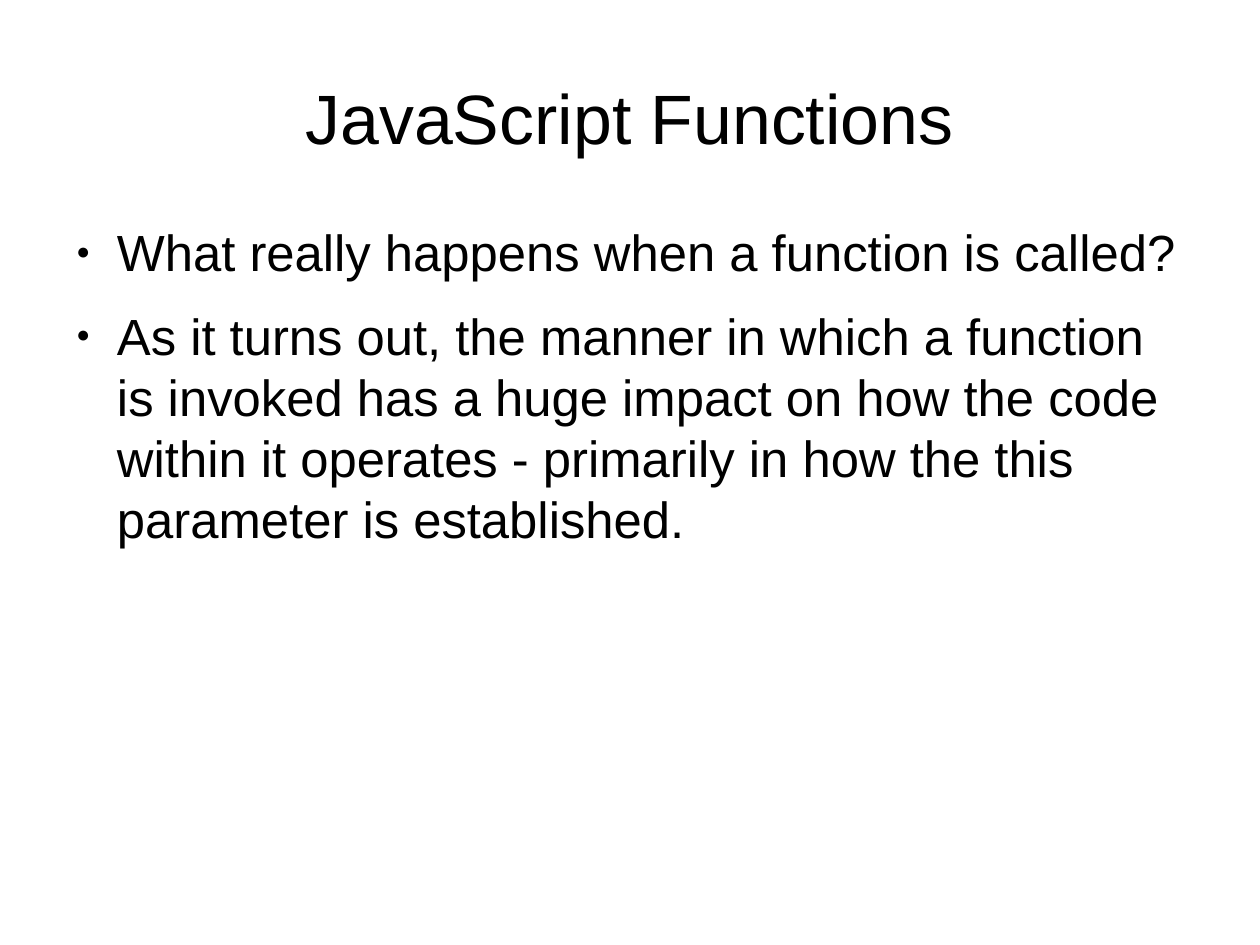
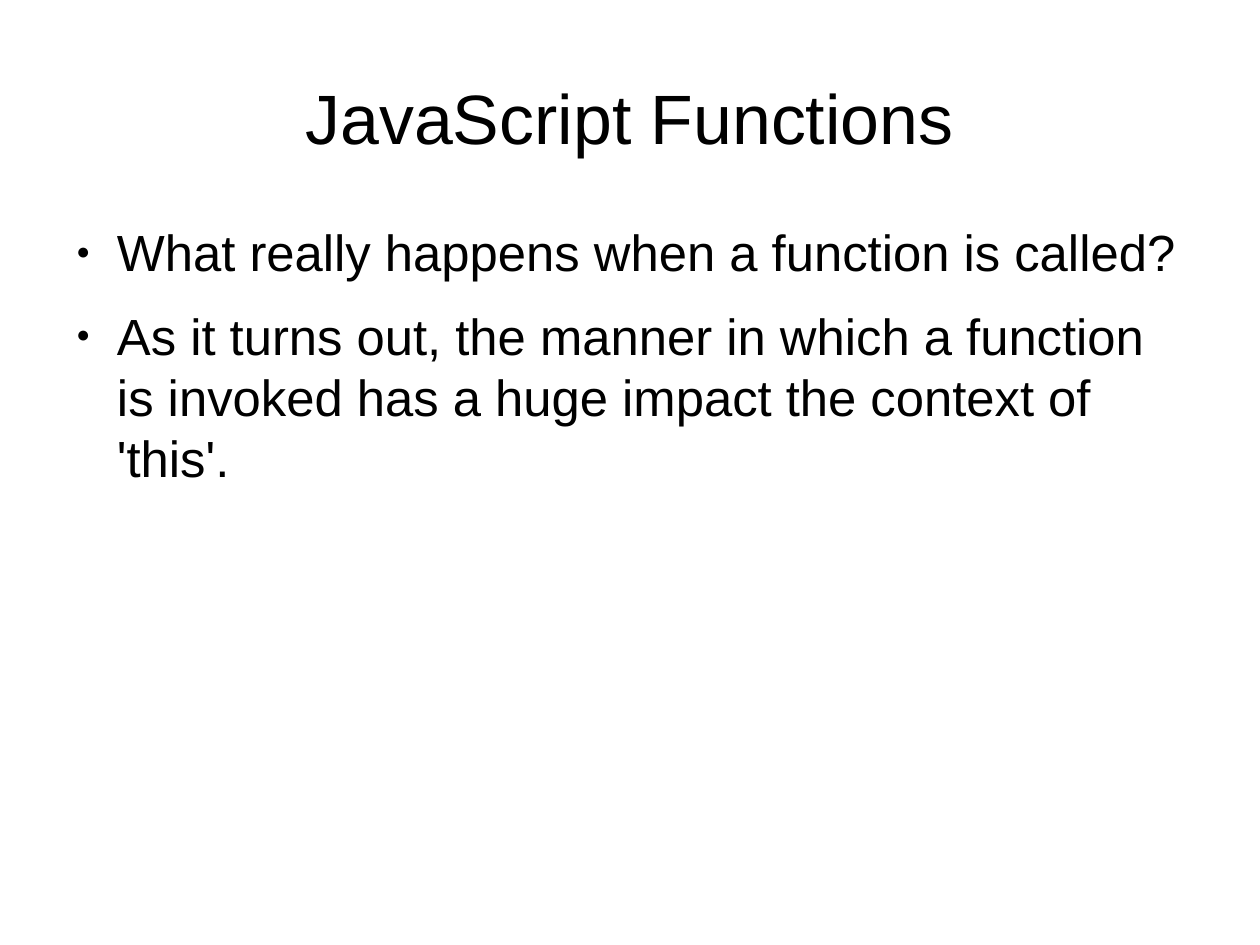
Before and after one commit to tomafc330/presentations, a slide deck: slide 5 of advanced-javascript/presentation.odp. Drawn at 1260x945 pixels with LibreOffice and Linux fonts; fonts in the diff are those of the drawing. Boxes give left, top, right and bottom in pixels: in the first picture for what was removed or moved away, otherwise in the second. Text is boxed around its words. In the diff, an @@ line names an element or a change of style, - is before the commit and + after.

```diff
--- a/advanced-javascript/presentation.odp
+++ b/advanced-javascript/presentation.odp
@@ text at (x1=117, y1=318, x2=1144, y2=478): text changed @@
-● As it turns out, the manner in which a function is invoked has a huge impact on how the code within it operates - primarily in how the this parameter is established.
+● As it turns out, the manner in which a function is invoked has a huge impact the context of 'this'.
```
Also in this commit, not shown: 13 other slides changed, 7 slides added, 20 other files.
